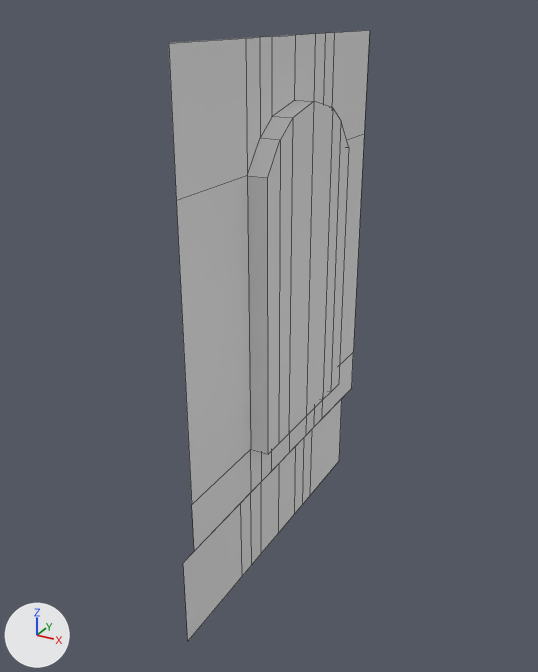
One commit to the FBX model LD40/Assets/Meshes/budynki/B3_wall_bottom_window.FBX: the scene before it, then after it.
Before and after are seen from a 50 mm camera at (-10.34, -10.44, 3.12) aimed at (-12.19, -7.08, 1.44). Arrows for +X, +Y and +Z are at lower left; the lights stay in place. Mesh edges are drawn as thin lines. Where no turn or scale is listed for an object, it has been applied to the vertices.

Before the edit, the objects in view are built like this:
```python
me_mesh = bpy.data.meshes.new('Mesh')
me_mesh.from_pydata(...)  # 68 vertices, 54 faces; spans x -0.18..0.0, y -2.0..0.0, z 0.0..3.0
ob_b3_wall_bottom_window = bpy.data.objects.new('B3_wall_bottom_window', me_mesh)
ob_b3_wall_bottom_window.location = (-12.0, -6.0, 0.0)
```
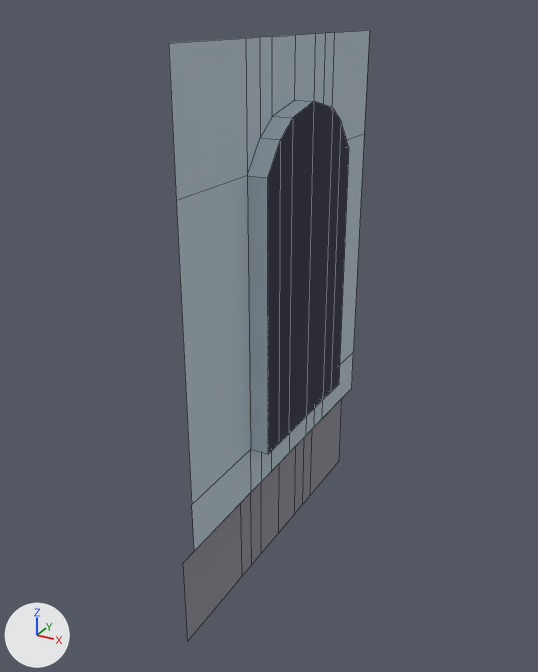
Changed parts and their boxes [x1, y1, x2, y2] in the pictures (538 x 672 px):
part 1 of me_mesh, recoloured: [169, 30, 370, 551] in both
part 2 of me_mesh, recoloured: [268, 101, 349, 454] in both
part 3 of me_mesh, recoloured: [183, 399, 342, 641] in both

Edits to the bpy script that builds the scene:
```text
Add mat_okno:
    mat_okno = principled_material('okno')
    mat_okno.base_color = (0.0235, 0.0235, 0.0549)  # dark blue #2a2a42
    mat_okno.roughness = 0.859
Add mat_plaster:
    mat_plaster = principled_material('plaster')
    mat_plaster.base_color = (0.271, 0.271, 0.314)  # grey #8e8e98
    mat_plaster.roughness = 0.859
Add mat_scianab3_1:
    mat_scianab3_1 = principled_material('scianaB3_1')
    mat_scianab3_1.base_color = (0.494, 0.588, 0.659)  # light grey #bbcad4
    mat_scianab3_1.roughness = 0.859
Change me_mesh:
    where me_mesh.from_pydata(...)  # 68 vertices, 54 faces; spans x -0.18..0.0, y -2.0..0.0, z 0.0..3.0
    used by ob_b3_wall_bottom_window; location = (-12.0, -6.0, 0.0)
    me_mesh part 1: all 32 faces centred in x -0.11..-0.06, y -1.72..-0.25, z 0.78..2.84 switch from no material to mat_scianab3_1 (light grey #bbcad4)
    me_mesh part 2: all 6 faces centred in x 0.0, y -1.37..-0.55, z 1.7..1.8 switch from no material to mat_okno (dark blue #2a2a42)
    me_mesh part 3: all 16 faces centred in x -0.18..-0.15, y -1.72..-0.25, z 0.27..0.58 switch from no material to mat_plaster (grey #8e8e98)
```
